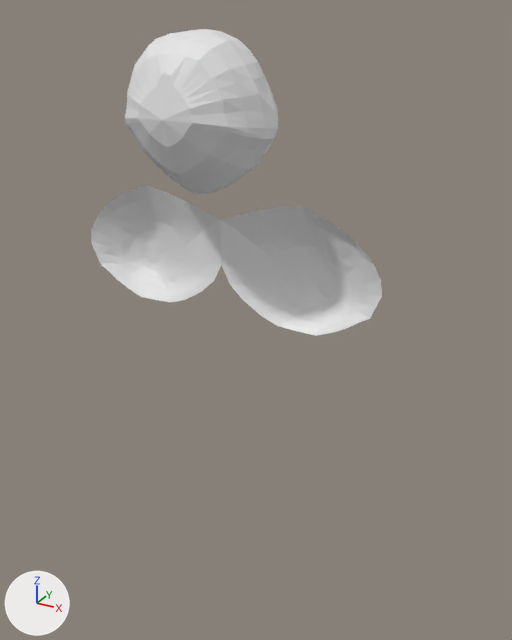
An edit to the Blender file Char/flying_racoon.blend, drawn before and after from the same camera.
Camera for both pictures: a 50 mm camera at (1.91, -2.92, 0.42) aimed at (0.27, 0.07, -1.08). Lighting does not change. The marker at lower left points along +X, +Y and +Z.

Names of what the first picture shows: 'Circle', 'Head'.
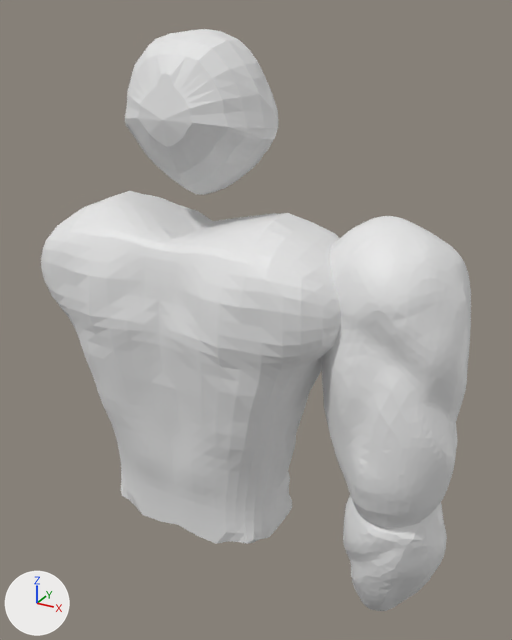
Boxes (x1, y1, x2, y2) around the edits, measured in the pictures (512 x 640 px):
'Body', added: after (41, 191, 341, 544)
'UpperArm', added: after (322, 216, 471, 529)
'Circle', deleted: before (91, 185, 382, 336)
'LowerArm', added: after (343, 495, 447, 611)

What the commit changed:
Mesh me_circle_005 is new.
It has 1469 vertices, 2934 faces and spans x -1.04..1.03, y -0.98..0.91, z -1.75..1.8.
Mesh me_circle is new.
It has 1916 vertices, 3828 faces and spans x -0.41..0.34, y -0.31..0.35, z -0.92..0.58.
Mesh me_circle_003_1 is new.
It has 1498 vertices, 1490 faces and spans x -0.91..0.91, y -0.57..0.26, z -1.49..0.3.
Object 'Circle' (ob_circle) is deleted.
Object 'LowerArm' (ob_lowerarm) is new; it shows me_circle_005.
Its location is (1.108, 0.0, -2.168).
Its rotation in degrees is (13, 11, 2.4).
Its scale is (0.26, 0.26, 0.26).
Object 'UpperArm' (ob_upperarm) is new; it shows me_circle.
Its location is (1.061, 0.0, -1.005).
Its rotation in degrees is (-7.4, 0, 0).
Object 'Body' (ob_body) is new; it shows me_circle_003_1.
Its location is (0.0, 0.098, -0.765).
